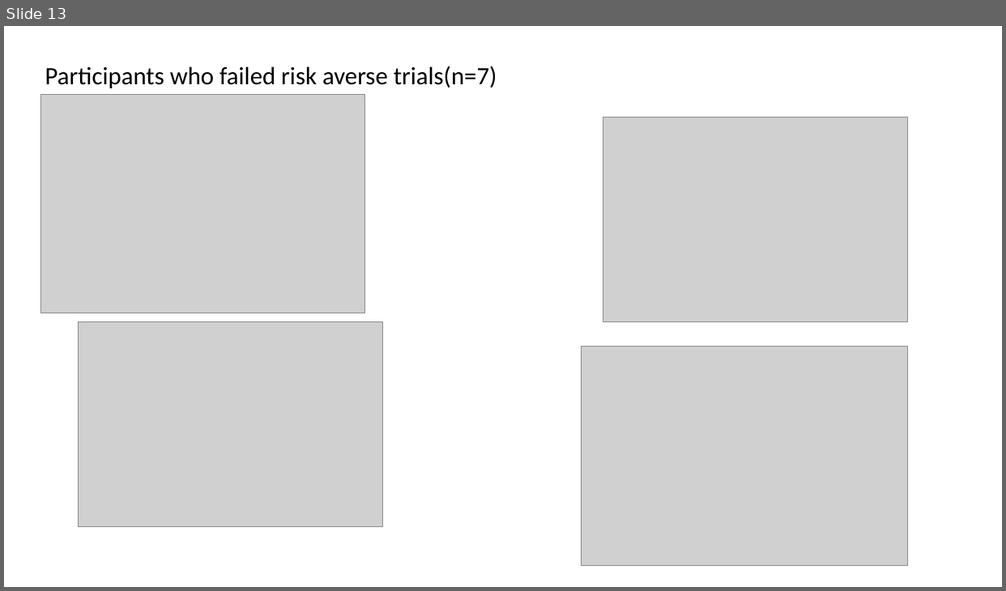
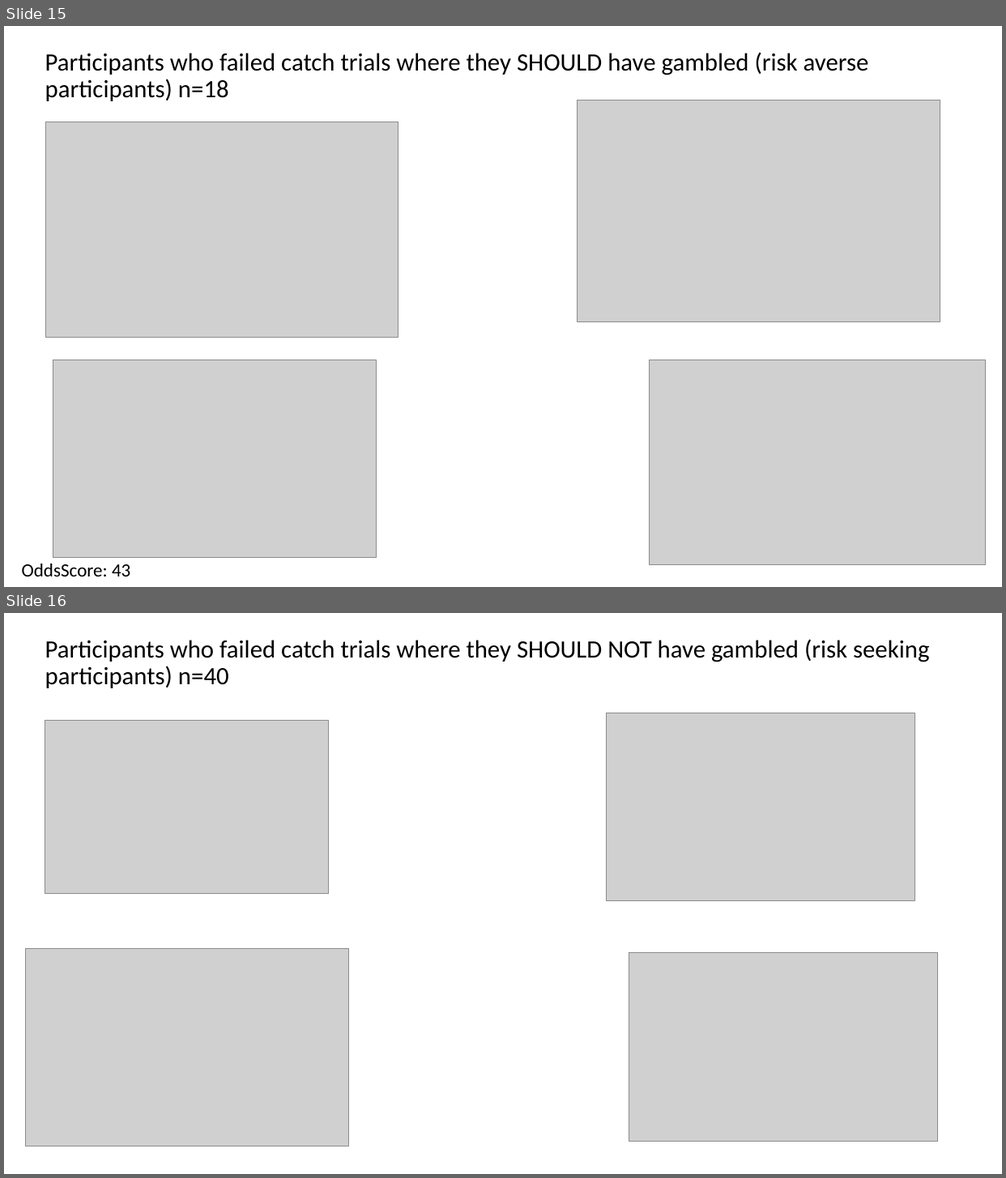
Before and after one commit to gpagnier/rampAnalysis, a slide deck: Rampv06SbIgnore.pptx. Shown one above the other, each under a label of ours: slide 13 before the commit, slides 15 and 16 after it. The pictures are 1006x591 and 1006x1178 pixels, drawn with LibreOffice and Linux fonts; fonts in the diff are those of the drawing; grey boxes stand for pictures. Boxes give left, top, right and bottom in pixels: in the first picture for what was removed or moved away, otherwise in the second. Text is boxed around its words. In the diff, an @@ line names an element or a change of style, - is before the commit and + after.

```diff
--- a/Rampv06SbIgnore.pptx
+++ b/Rampv06SbIgnore.pptx
@@ slide 16 added at [4, 613, 1002, 1174], background #FFFFFF @@
@@ title added at [45, 639, 929, 688], 24 pt, text #000000 @@
+Participants who failed catch trials where they SHOULD NOT have gambled (risk seeking participants) n=40
@@ picture added at [45, 720, 329, 894] @@
@@ picture added at [607, 713, 915, 901] @@
@@ picture added at [26, 948, 349, 1146] @@
@@ picture added at [629, 953, 938, 1142] @@
@@ what was slide 13 is now slide 15 @@
@@ slide 15 changed as well @@
@@ title at [45, 52, 869, 101]: text changed @@
-Participants who failed risk averse trials(n=7)
+Participants who failed catch trials where they SHOULD have gambled (risk averse participants) n=18
@@ picture: place and size @@
-picture at [40, 95, 364, 313]
+picture at [46, 122, 398, 337]
@@ picture: place and size @@
-picture at [603, 118, 908, 322]
+picture at [577, 100, 940, 322]
@@ picture: place and size @@
-picture at [78, 322, 383, 527]
+picture at [53, 360, 376, 557]
@@ picture: place and size @@
-picture at [582, 347, 908, 566]
+picture at [650, 360, 986, 565]
@@ text added at [22, 564, 130, 577], 18 pt, text #000000 @@
+OddsScore: 43
```
Also in this commit, not shown: 10 other slides changed, 3 other slides added, 1 slide removed, 3 other files.
